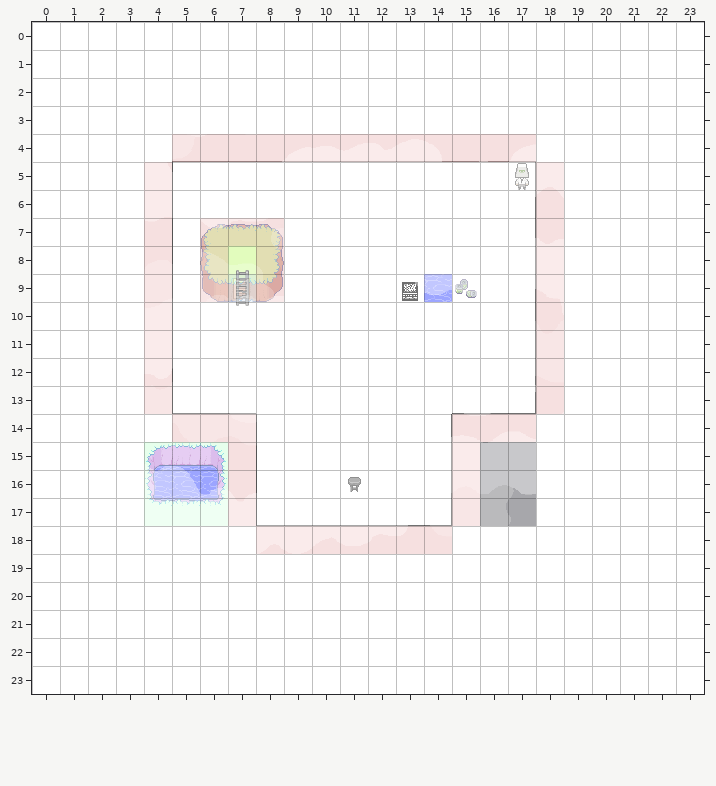
An edit to a level. Tiled map, resources/data/maps/DEBUG.tmx. Above is the file before it was changed.
Cells are 32x32 px. Shown: x 0..23, y 0..23.
The same view after the edit:
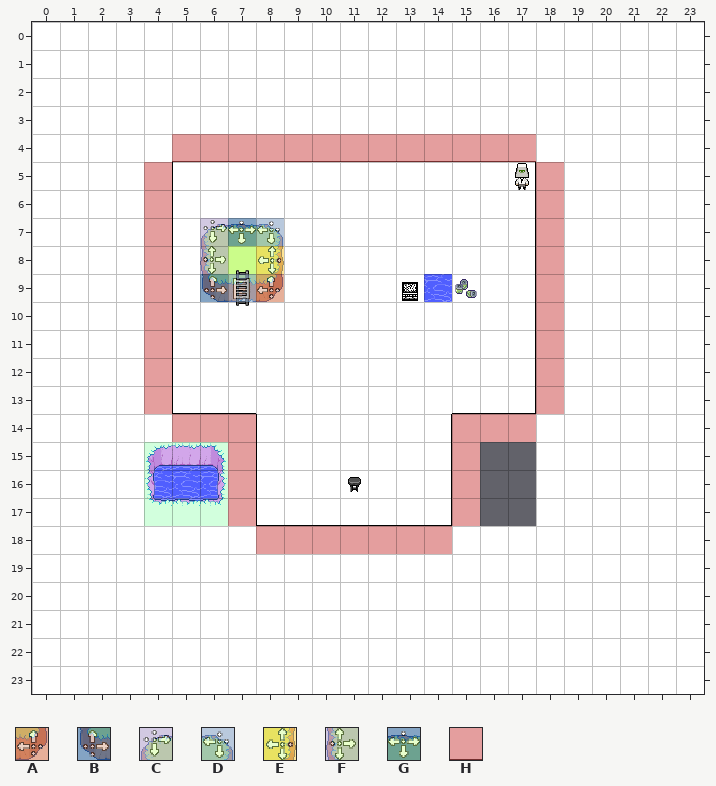
Key: from "collision": A 5, B 6, C 7, D 8, E 9, F 11, G 12; from "flags": H 1.
_ is an empty cell.
See-through tiles are keyed as they look on the map.
Difference:
layer "Solid" opacity 33% -> 56%
layer "Fog" hidden
layer "Copy of Fog" hidden
layer "Copy of Copy of Fog" hidden
layer "Copy of Copy of Copy of Fog" hidden
Layer "Solid":
y 7: x 6..8 HHH -> CGD
y 8: x 6 H -> F; x 8 H -> E
y 9: x 6 H -> B; x 8 H -> A
